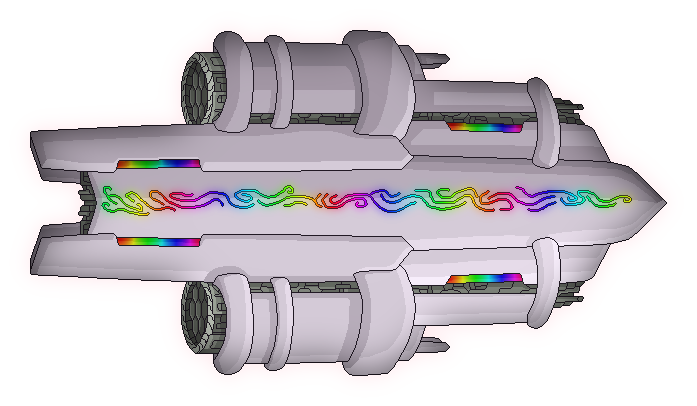
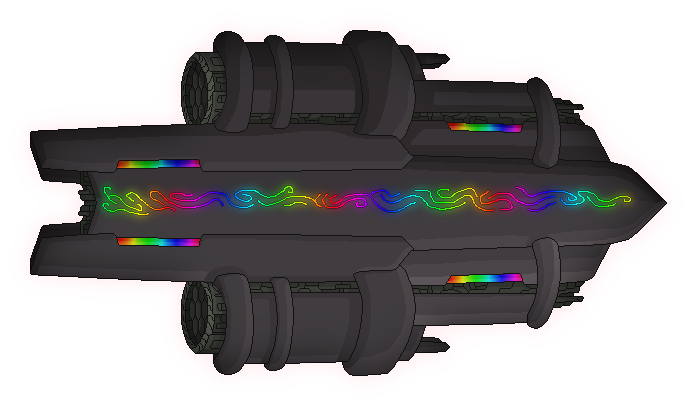
Comparing the layer stacks of the two 697×406 images. Changes:
added group "black" with 6 layers above "classic" over <box>30,30,667,376</box>
added layer "sides #1" in group "black" over <box>117,123,522,283</box>
added group "middle #1" with 3 layers in group "black" over <box>91,174,642,227</box>
added layer "glow #2" in group "middle #1" over <box>91,174,642,227</box>
added layer "border #2" in group "middle #1" over <box>101,185,632,216</box>
added layer "pattern #2" in group "middle #1" over <box>102,186,631,215</box>
added layer "base #1" in group "black" over <box>30,30,667,376</box>
moved "sides" into group "classic" over <box>117,123,522,283</box>
moved "middle" into group "classic" over <box>91,174,642,227</box>
moved "base" into group "classic" over <box>30,30,667,376</box>
